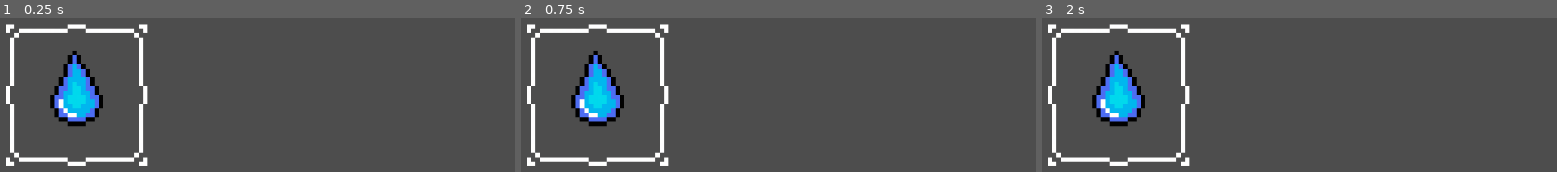
Above: before the commit, frames 1-3 (left to right).
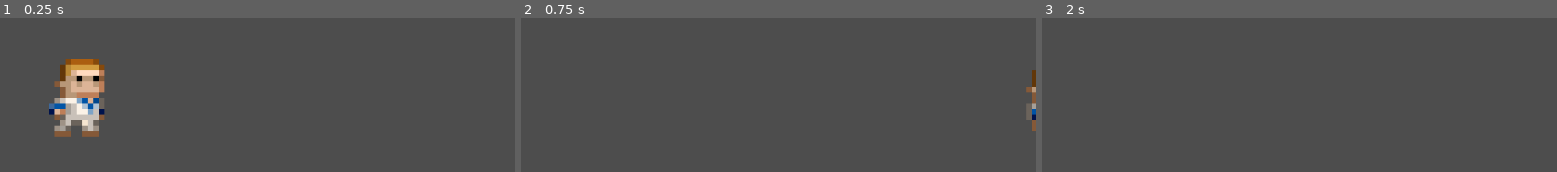
Above: after the commit, the same moments.

Repository: SimpleImpact/Mark-Of-Darkness
Game: Godot game, scene res://node_2d.tscn
Same seed, same stepped clock (60 frames per second), same inputs: the game is played once before the commit and once after it.
Inputs:
- Up to frame 1 (0.25 s): no input
- Up to frame 2 (0.75 s): tap Enter at 0.5 s; hold D (Right) from 0.53 s (still down)
- Up to frame 3 (2 s): tap Space at 1.25 s; release D (Right) at 1.28 s; hold S (Down) from 1.28 s (still down)

The runs differ from the first frame. In frame 1, 7.7% of the frame differs, in the area x 1-29%, y 3-97%; in frame 2, 6.8%; in frame 3, 6.3%.
Error before the commit: Parse Error: Identifier "velocity" not declared in the current scope. (res://Scripts/Movement.gd:15)

Commit message:
Major movement update

Diff:
--- /dev/null
+++ b/Scripts/AnimationControler.gd
@@ -0,0 +1,27 @@
+extends CharacterBody2D
+
+@onready var _animated_sprite = $Player
+
+
+# Called when the node enters the scene tree for the first time.
+func _ready() -> void:
+	print("Animations Initalized")
+	pass # Replace with function body.
+
+
+# Called every frame. 'delta' is the elapsed time since the previous frame.
+func _process(_delta: float) -> void:
+
+	if Input.is_action_pressed("Up") and Input.is_action_pressed("Left"):
+		_animated_sprite.play("Rouge Run Left")
+	elif Input.is_action_pressed("Right") or Input.is_action_pressed("Up"):
+		_animated_sprite.play("Rouge Run Right")
+	elif Input.is_action_pressed("Left") or Input.is_action_pressed("Down"):
+		_animated_sprite.play("Rouge Run Left")
+	elif Input.is_action_pressed("Right") and Input.is_action_pressed("Left"):
+		_animated_sprite.play("Rouge Idle")
+	elif Input.is_action_pressed("Up") and Input.is_action_pressed("Down"):
+		_animated_sprite.play("Rouge Idle")
+	else:
+		_animated_sprite.play("Rouge Idle")
+	pass
--- a/Scripts/Movement.gd
+++ b/Scripts/Movement.gd
@@ -1,15 +1,36 @@
 extends Node
+
+var change = Vector2(0, 0)
 var pos = self.position
-var speed
+var speed = 10
+var delta: float
+
+var left
+var right
+var up
+var down
+
 # Called when the node enters the scene tree for the first time.
 func _ready() -> void:
+	print("Movement Initalized")
 	pass # Replace with function body.
 
 
-# Called every frame. 'delta' is the elapsed time since the previous frame.
-func _process(delta: float) -> void:
+# Called every frame. 'delta' is the elapsed time since the previous frame.d
+func _process(_delta: float) -> void:
+	delta = _delta
+	get_input()
 	pass
 
 func get_input():
-	var input_direction = Input.get_vector("left", "right", "up", "down")
-	velocity = input_direction * speed
+	left = Input.is_action_pressed("Left")
+	right = Input.is_action_pressed("Right")
+	up  = Input.is_action_pressed("Up")
+	down = Input.is_action_pressed("Down")
+
+	if right: change.x += 50
+	if left: change.x -= 50
+	if up: change.y -= 50
+	if down: change.y += 50
+
+	self.position += change * speed * delta
--- a/node_2d.tscn
+++ b/node_2d.tscn
@@ -1,12 +1,138 @@
-[gd_scene load_steps=3 format=3 uid="uid://c0wsv0wn7obag"]
+[gd_scene load_steps=21 format=3 uid="uid://c0wsv0wn7obag"]
 
-[ext_resource type="Texture2D" uid="uid://bpym2gnxevrna" path="res://Icons/Water.png" id="1_neo6s"]
+[ext_resource type="Texture2D" uid="uid://bifcuycrhu4v2" path="res://Sprites/rogueFlipped.png" id="1_dgash"]
+[ext_resource type="Texture2D" uid="uid://bwwvuafk8l37c" path="res://Sprites/rogue.png" id="1_o3uii"]
+[ext_resource type="Script" path="res://Scripts/AnimationControler.gd" id="1_rjv25"]
 [ext_resource type="Script" path="res://Scripts/Movement.gd" id="2_c7buy"]
+
+[sub_resource type="AtlasTexture" id="AtlasTexture_jqpu3"]
+atlas = ExtResource("1_o3uii")
+region = Rect2(0, 120, 96, 120)
+
+[sub_resource type="AtlasTexture" id="AtlasTexture_t8cdg"]
+atlas = ExtResource("1_o3uii")
+region = Rect2(96, 120, 96, 120)
+
+[sub_resource type="AtlasTexture" id="AtlasTexture_o5bps"]
+atlas = ExtResource("1_dgash")
+region = Rect2(1760, 120, 96, 120)
+
+[sub_resource type="AtlasTexture" id="AtlasTexture_m4tae"]
+atlas = ExtResource("1_dgash")
+region = Rect2(1664, 120, 96, 120)
+
+[sub_resource type="AtlasTexture" id="AtlasTexture_5kttl"]
+atlas = ExtResource("1_dgash")
+region = Rect2(1568, 120, 96, 120)
+
+[sub_resource type="AtlasTexture" id="AtlasTexture_qxrc8"]
+atlas = ExtResource("1_dgash")
+region = Rect2(1472, 120, 96, 120)
+
+[sub_resource type="AtlasTexture" id="AtlasTexture_r8itc"]
+atlas = ExtResource("1_dgash")
+region = Rect2(1376, 120, 96, 120)
+
+[sub_resource type="AtlasTexture" id="AtlasTexture_sek4d"]
+atlas = ExtResource("1_dgash")
+region = Rect2(1280, 120, 96, 120)
+
+[sub_resource type="AtlasTexture" id="AtlasTexture_pekel"]
+atlas = ExtResource("1_o3uii")
+region = Rect2(192, 120, 96, 120)
+
+[sub_resource type="AtlasTexture" id="AtlasTexture_av1wt"]
+atlas = ExtResource("1_o3uii")
+region = Rect2(288, 120, 96, 120)
+
+[sub_resource type="AtlasTexture" id="AtlasTexture_nclad"]
+atlas = ExtResource("1_o3uii")
+region = Rect2(384, 120, 96, 120)
+
+[sub_resource type="AtlasTexture" id="AtlasTexture_7qavr"]
+atlas = ExtResource("1_o3uii")
+region = Rect2(480, 120, 96, 120)
+
+[sub_resource type="AtlasTexture" id="AtlasTexture_6v165"]
+atlas = ExtResource("1_o3uii")
+region = Rect2(576, 120, 96, 120)
+
+[sub_resource type="AtlasTexture" id="AtlasTexture_ujsgy"]
+atlas = ExtResource("1_o3uii")
+region = Rect2(672, 120, 96, 120)
+
+[sub_resource type="SpriteFrames" id="SpriteFrames_xfc0c"]
+animations = [{
+"frames": [{
+"duration": 1.0,
+"texture": SubResource("AtlasTexture_jqpu3")
+}, {
+"duration": 1.0,
+"texture": SubResource("AtlasTexture_t8cdg")
+}],
+"loop": true,
+"name": &"Rouge Idle",
+"speed": 1.0
+}, {
+"frames": [{
+"duration": 1.0,
+"texture": SubResource("AtlasTexture_o5bps")
+}, {
+"duration": 1.0,
+"texture": SubResource("AtlasTexture_m4tae")
+}, {
+"duration": 1.0,
+"texture": SubResource("AtlasTexture_5kttl")
+}, {
+"duration": 1.0,
+"texture": SubResource("AtlasTexture_qxrc8")
+}, {
+"duration": 1.0,
+"texture": SubResource("AtlasTexture_r8itc")
+}, {
+"duration": 1.0,
+"texture": SubResource("AtlasTexture_sek4d")
+}],
+"loop": true,
+"name": &"Rouge Run Left",
+"speed": 10.0
+}, {
+"frames": [{
+"duration": 1.0,
+"texture": SubResource("AtlasTexture_pekel")
+}, {
+"duration": 1.0,
+"texture": SubResource("AtlasTexture_av1wt")
+}, {
+"duration": 1.0,
+"texture": SubResource("AtlasTexture_nclad")
+}, {
+"duration": 1.0,
+"texture": SubResource("AtlasTexture_7qavr")
+}, {
+"duration": 1.0,
+"texture": SubResource("AtlasTexture_6v165")
+}, {
+"duration": 1.0,
+"texture": SubResource("AtlasTexture_ujsgy")
+}],
+"loop": true,
+"name": &"Rouge Run Right",
+"speed": 10.0
+}]
+
+[sub_resource type="RectangleShape2D" id="RectangleShape2D_ikngf"]
 
 [node name="Node2D" type="Node2D"]
 
-[node name="Sprite2D" type="Sprite2D" parent="."]
+[node name="CharacterBody2D" type="CharacterBody2D" parent="."]
+script = ExtResource("1_rjv25")
+
+[node name="Player" type="AnimatedSprite2D" parent="CharacterBody2D"]
 position = Vector2(520, 514)
-scale = Vector2(0.2, 0.2)
-texture = ExtResource("1_neo6s")
+sprite_frames = SubResource("SpriteFrames_xfc0c")
+animation = &"Rouge Idle"
 script = ExtResource("2_c7buy")
+
+[node name="CollisionShape2D" type="CollisionShape2D" parent="CharacterBody2D"]
+shape = SubResource("RectangleShape2D_ikngf")
--- a/project.godot
+++ b/project.godot
@@ -17,7 +17,7 @@
 
 [input]
 
-Forward={
+Up={
 "deadzone": 0.5,
 "events": [Object(InputEventKey,"resource_local_to_scene":false,"resource_name":"","device":0,"window_id":0,"alt_presse …(189 unchanged characters)…
 , Object(InputEventJoypadButton,"resource_local_to_scene":false,"resource_name":"","device":-1,"button_index":11,"pressure":0.0,"pressed":false,"script":null)
Binary file added: Sprites/rogue.png
Not shown, added: Sprites/rogue.png.import
Binary file added: Sprites/rogueFlipped.png
Not shown, added: Sprites/rogueFlipped.png.import
Not shown, added: Sprites/roguePlayer.png.import
Binary file added: Sprites/rougePlayer Left.png
Not shown, added: Sprites/rougePlayer Left.png.import
Binary file added: Sprites/rougePlayer Right.png
Not shown, added: Sprites/rougePlayer Right.png.import
Not shown, added: Sprites/rougePlayer.png.import
